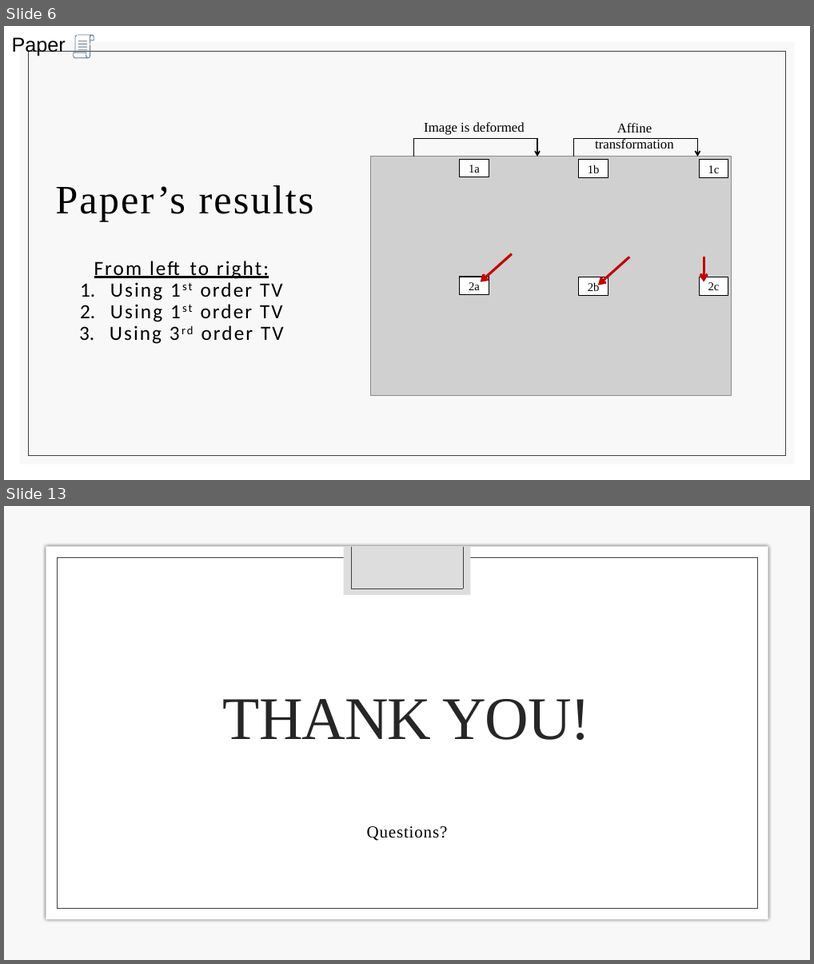
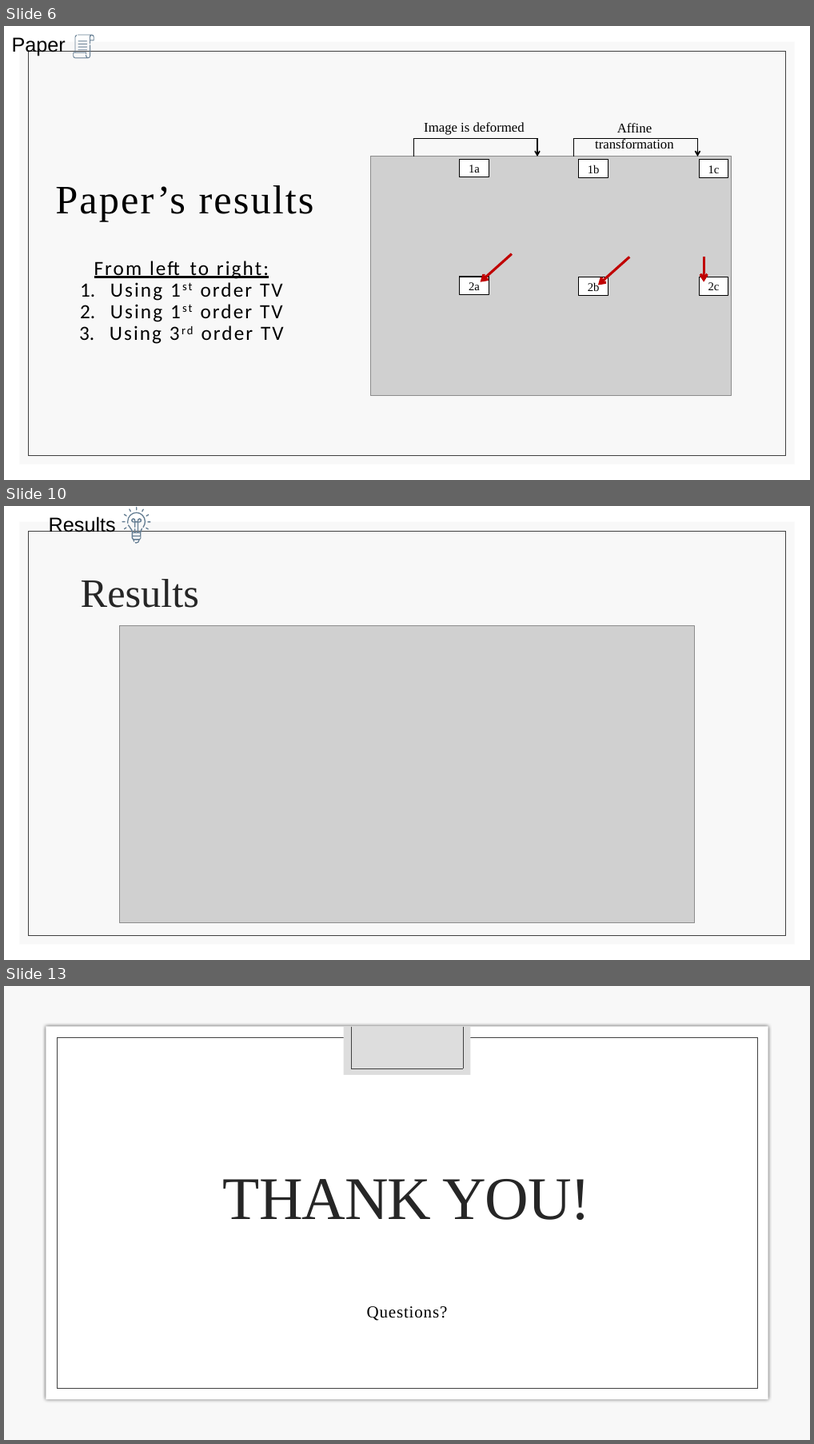
Before and after one commit to liordvir/AOTV, a slide deck: updated_presentation.pptx. Shown one above the other, each under a label of ours: slides 6 and 13 before the commit, slides 6, 10 and 13 after it; the slides between them are not shown. The pictures are 814x964 and 814x1444 pixels, drawn with LibreOffice and Linux fonts; fonts in the diff are those of the drawing; grey boxes stand for pictures; background and template pictures are left out. Boxes give left, top, right and bottom in pixels: in the first picture for what was removed or moved away, otherwise in the second. Text is boxed around its words. In the diff, an @@ line names an element or a change of style, - is before the commit and + after.

```diff
--- a/updated_presentation.pptx
+++ b/updated_presentation.pptx
@@ slide 10 added at (4,506,810,960), background #FFFFFF; not listed: 2 template elements that a slide beside it also shows @@
@@ text added at (49,516,116,532), 24 pt, text #000000 @@
+Results
@@ group added at (122,507,151,544): 11 freeform shapes @@
@@ title added at (81,579,199,608), 48 pt, text #262626 @@
+Results
@@ picture added at (119,625,695,922) @@
```
Also in this commit, not shown: 6 slides changed, 1 slide removed.
